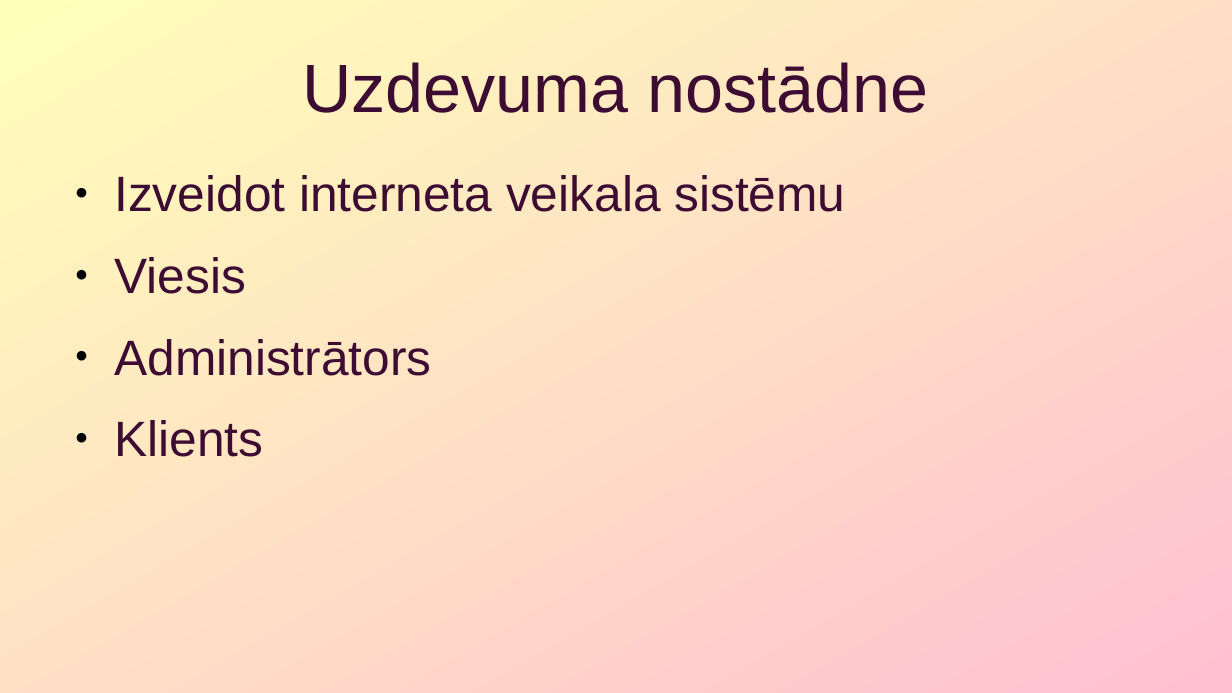
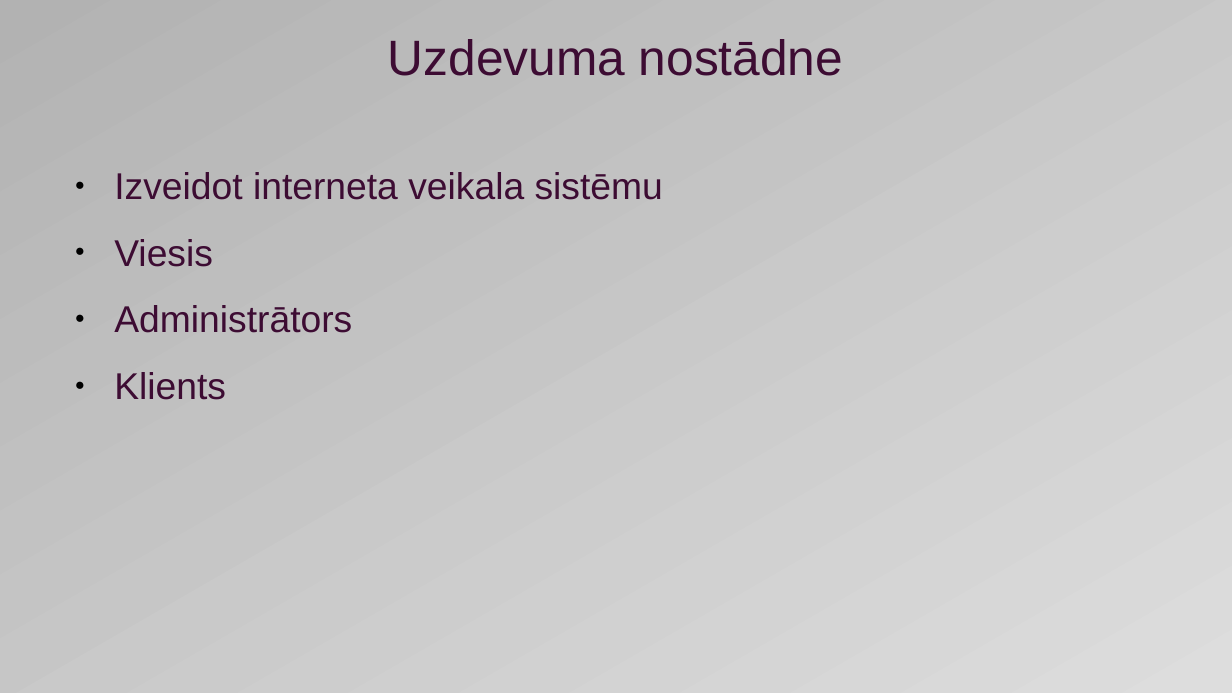
Before and after one commit to rvtprog-kval-21/d41-DenissStrombergs-InternetaVeikalaDatuUzskaitesAutomatizetaSistema, a slide deck: slide 2 of dokumentacija/prezentacija.pptx. Drawn at 1232x693 pixels with LibreOffice and Linux fonts; fonts in the diff are those of the drawing. Boxes give left, top, right and bottom in pixels: in the first picture for what was removed or moved away, otherwise in the second. Text is boxed around its words. In the diff, an @@ line names an element or a change of style, - is before the commit and + after.

```diff
--- a/dokumentacija/prezentacija.pptx
+++ b/dokumentacija/prezentacija.pptx
@@ background gradient #FFFFB9 to #FFC0D1 to gradient #B2B2B2 to #DDDDDD @@
@@ text "Uzdevuma nostādne" at box(388, 39, 843, 76): size 44 to 32 pt @@
@@ text "Izveidot interneta veikala sistēmu" at box(114, 172, 663, 400): size 32 to 24 pt @@
```
Also in this commit, not shown: 4 other slides changed, 4 slides added, 4 slides removed, 2 other files.
